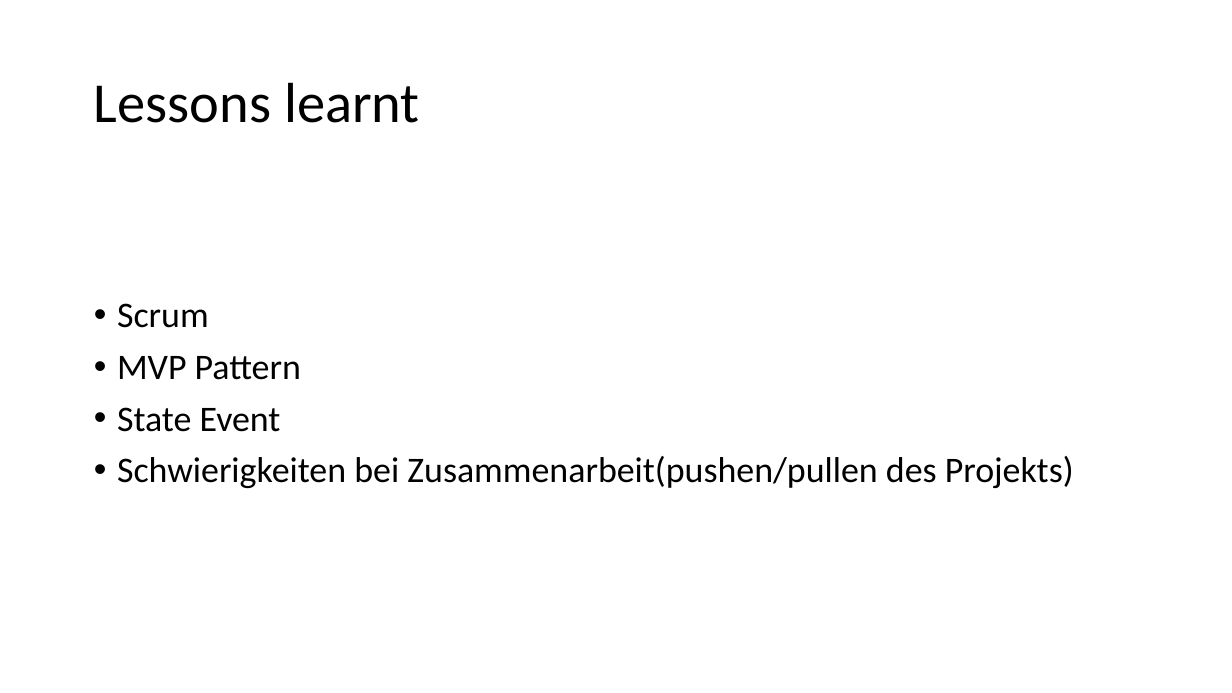
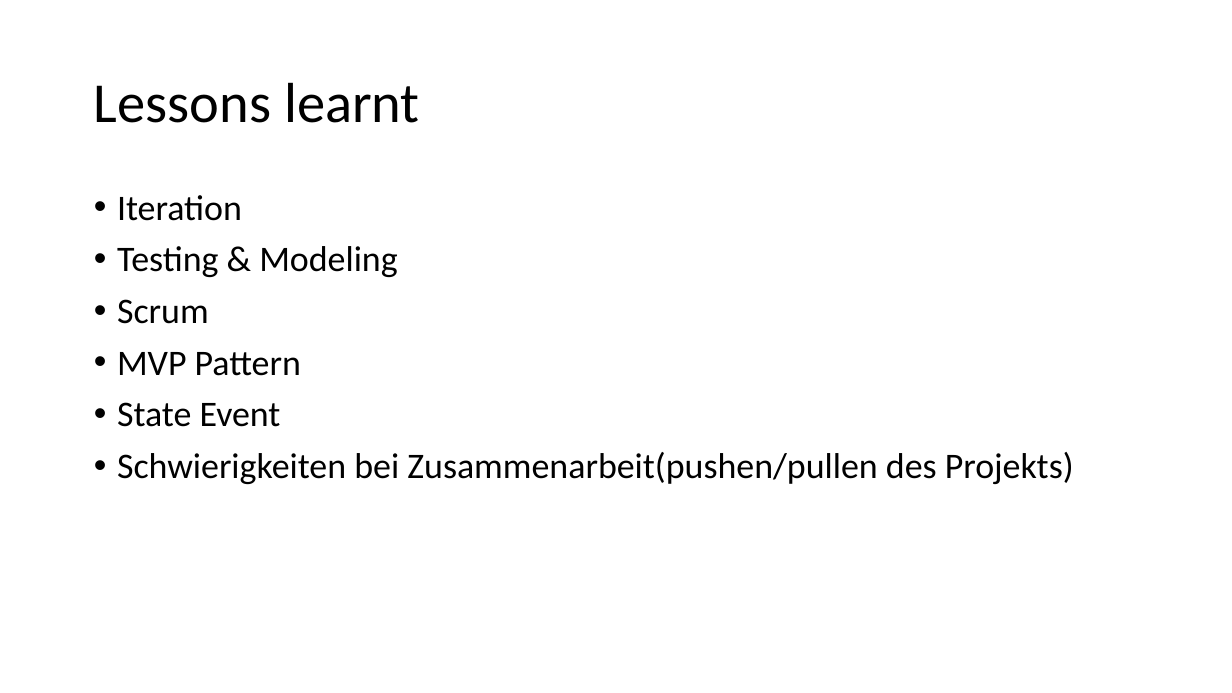
Before and after one commit to wyssp8/BTI7081-Software-Engineering-and-Design, a slide deck: slide 10 of doc/CS01/task14/cs1-task14-presentation.pptx (slide 11 before the commit). Drawn at 1232x693 pixels with LibreOffice and Linux fonts; fonts in the diff are those of the drawing. Boxes give left, top, right and bottom in pixels: in the first picture for what was removed or moved away, otherwise in the second. Text is boxed around its words. In the diff, an @@ line names an element or a change of style, - is before the commit and + after.

```diff
--- a/doc/CS01/task14/cs1-task14-presentation.pptx
+++ b/doc/CS01/task14/cs1-task14-presentation.pptx
@@ text at (117,195,397,277): paragraphs added @@
+• Iteration
+• Testing & Modeling
```
Also in this commit, not shown: 1 slide added, 2 slides removed, 1 other file.
